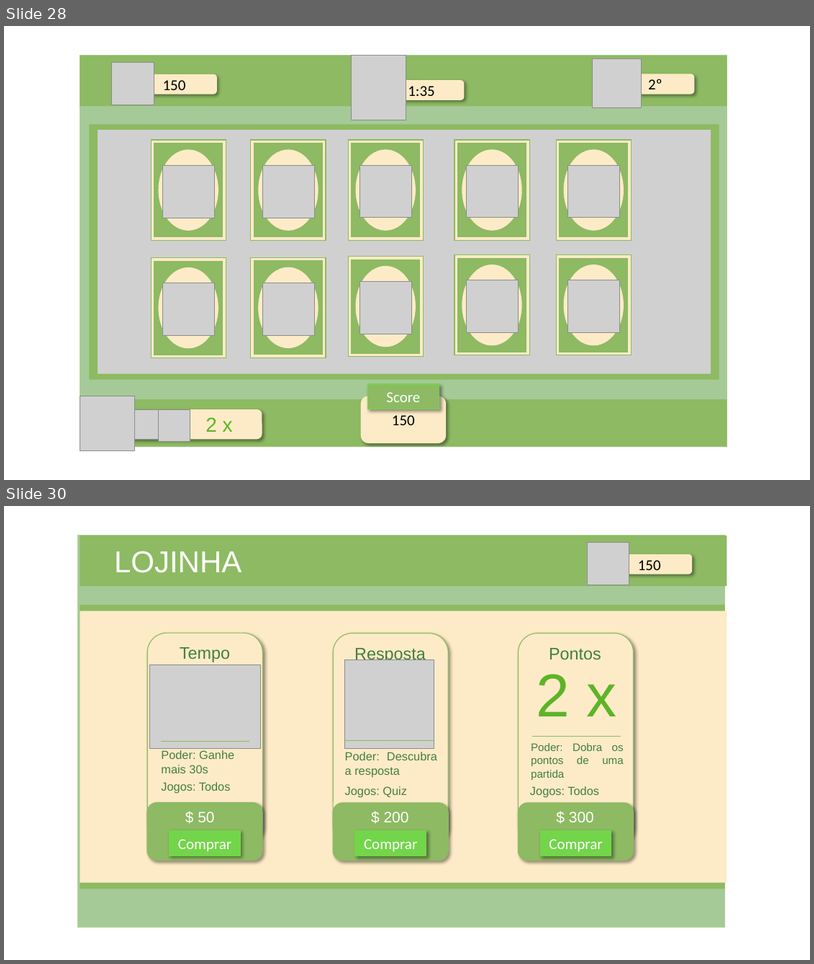
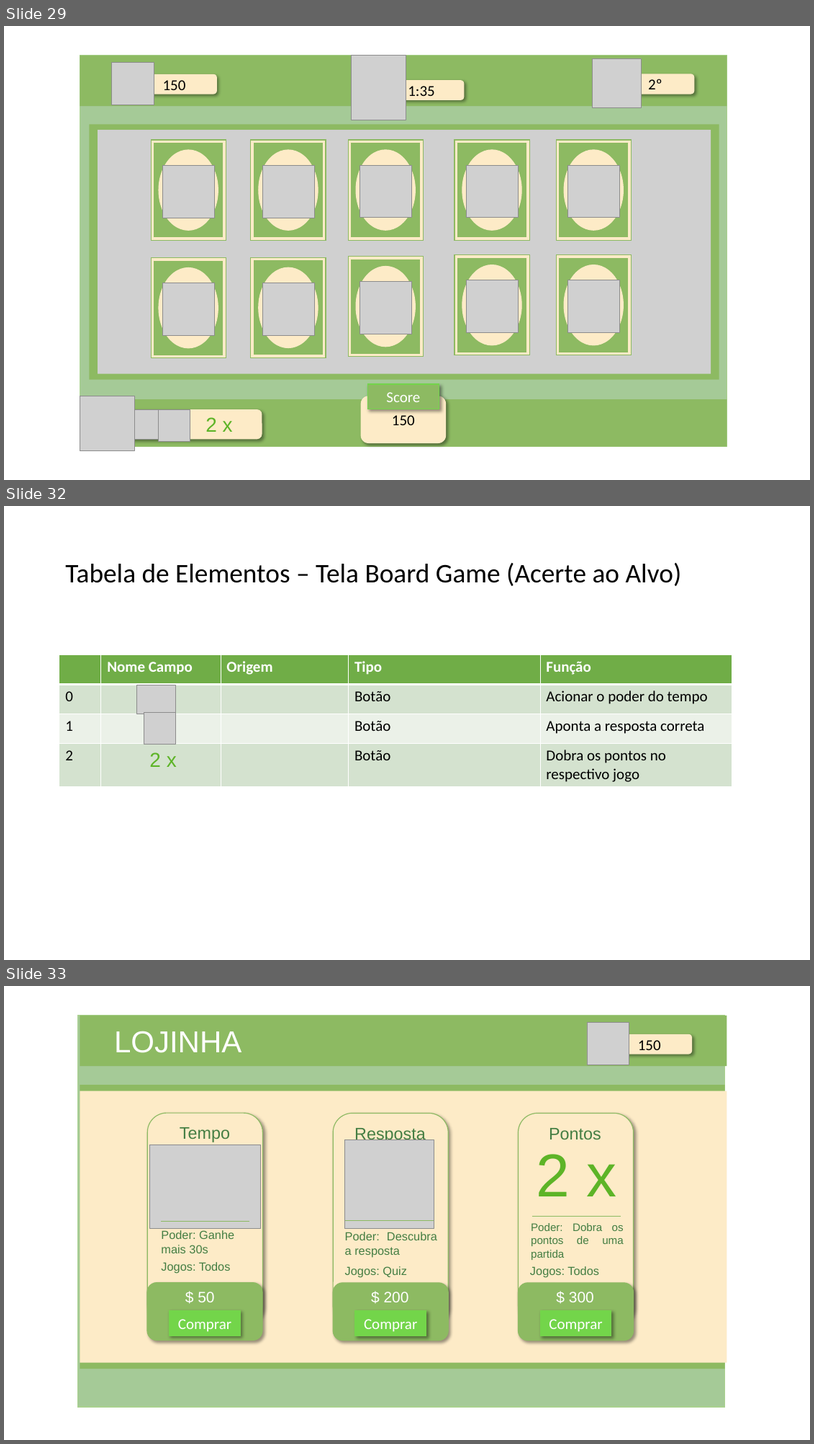
Before and after one commit to NathanReis/FTT-Recicla, a slide deck: DocumentacaoProjeto/Protótipo_Visual.pptx. Shown one above the other, each under a label of ours: slides 28 and 30 before the commit, slides 29, 32 and 33 after it; the slides between them are not shown. The pictures are 814x964 and 814x1444 pixels, drawn with LibreOffice and Linux fonts; fonts in the diff are those of the drawing; grey boxes stand for pictures. Boxes give left, top, right and bottom in pixels: in the first picture for what was removed or moved away, otherwise in the second. Text is boxed around its words. In the diff, an @@ line names an element or a change of style, - is before the commit and + after.

```diff
--- a/DocumentacaoProjeto/Protótipo_Visual.pptx
+++ b/DocumentacaoProjeto/Protótipo_Visual.pptx
@@ slide 32 added at (4,506,810,960), background #FFFFFF @@
@@ title added at (65,563,682,586), 32 pt, text #000000 @@
+Tabela de Elementos – Tela Board Game (Acerte ao Alvo)
@@ table added at (59,655,733,785), 4 rows, 5 columns @@
+ | Nome Campo | Origem | Tipo | Função
+0 |  |  | Botão | Acionar o poder do tempo
+1 |  |  | Botão | Aponta a resposta correta
+2 |  |  | Botão | Dobra os pontos no respectivo jogo
@@ picture added at (136,685,175,714) @@
@@ picture added at (144,713,175,744) @@
@@ text added at (149,752,177,767), 24 pt, text #5DB427 @@
+2 x
@@ what was slide 28 is now slide 29 @@
@@ what was slide 30 is now slide 33 @@
```
Also in this commit, not shown: 2 other slides added.
